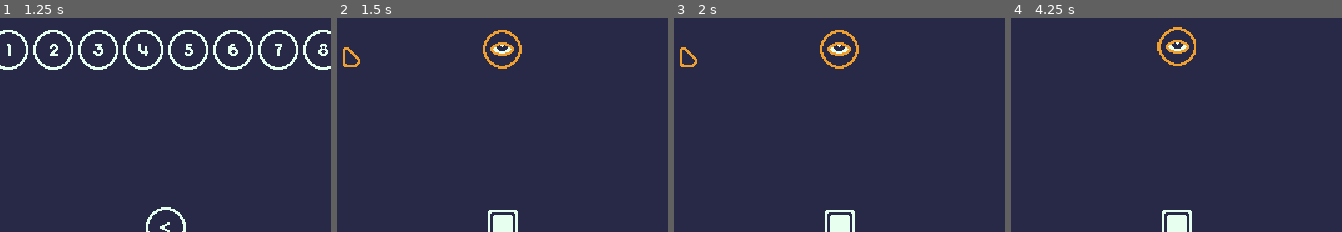
Above: before the commit, frames 1-4 (left to right).
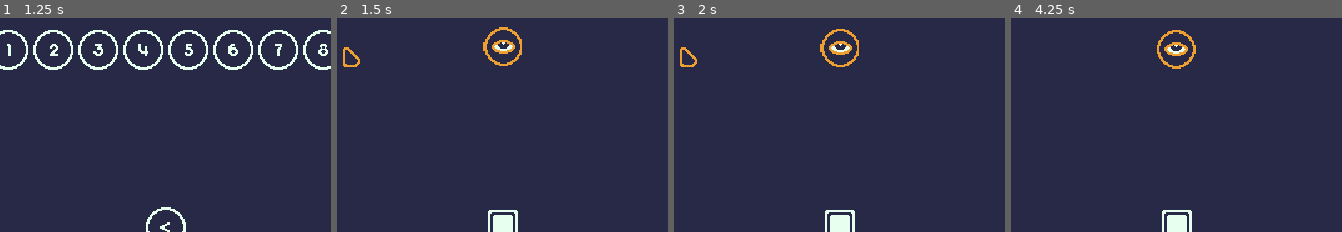
Above: after the commit, the same moments.

Repository: mrbartchak/brackeys-game-jam-2026.1
Game: Godot game, scene res://ui/screens/main_menu.tscn
The game is run twice, just before and just after one commit, with the same random seed, the same clock (stepped at 60 frames per second) and the same inputs.
Inputs (mouse positions are % of the whole screen's width and height, from its top left):
- Up to frame 1 (1.25 s): click (24, 46) at 0.5 s
- Up to frame 2 (1.5 s): click "1" at 1.25 s
- Up to frame 3 (2 s): no input
- Up to frame 4 (4.25 s): move the mouse to (87, 47) at 2.02 s; press the mouse at (87, 47) at 2.03 s; tap Space (ui_select) at 2.27 s; release the mouse at (87, 47) at 2.75 s; drag from (36, 58) to (60, 53) at 2.77 s; move the mouse to (72, 29) at 3.52 s; press the mouse at (72, 29) at 3.53 s
The pictures show only the part of the screen within x 35-85%, y 45-95%; the shares and areas given below are measured in that part.

Frame 1 is identical in both runs. In frame 2, 0.9% of the frame differs, in the area x 44-56%, y 4-24%; in frame 3, 0.5%; in frame 4, 0.9%.

Commit message:
eye aniomaton

Diff:
--- a/target_zones/target_zone.gd
+++ b/target_zones/target_zone.gd
@@ -8,8 +8,11 @@
 
 @onready var sprite: AnimatedSprite2D = $AnimatedSprite
 @onready var sprite_filled: AnimatedSprite2D = $AnimatedSprite/AnimatedSpriteFilled
+@onready var animation_player: AnimationPlayer = $AnimationPlayer
 
 func _ready() -> void:
+	animation_player.seek(randf() * animation_player.current_animation_length)
+	animation_player.speed_scale = randf_range(0.70, 0.8)
 	_blink_loop()
 
 func score() -> int:
